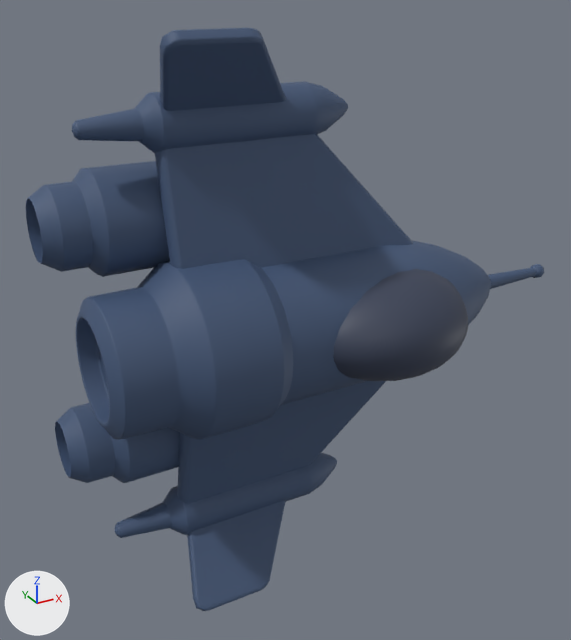
Two versions of the glTF model src/examples/spaceshooter/assets/ship.glb, one commit apart.
One viewpoint serves both versions: a camera (50 mm lens) standing at (-4.88, -8.42, 4.32) and looking at (-0.04, 0.38, -0.08). The lights are fixed; the arrows at lower left show +X, +Y and +Z.

The first picture shows 'Ship2'.
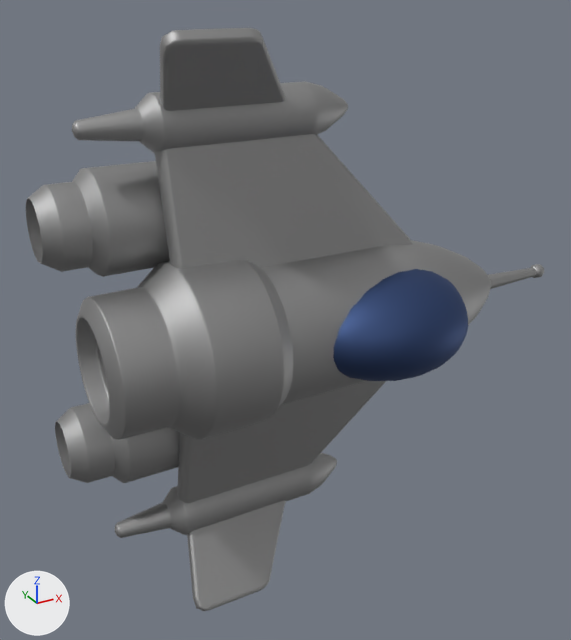
What differs and where, as boxes [x1, y1, x2, y2] in the pictures (571 x 640 px):
'Ship2', recoloured, surface changed (blue to grey)
    both: [26, 28, 544, 611]

The edits, one by one:
Material 'Ship' (mat_ship) changes colour from dark blue #425575 to grey #a6a6a6; in linear values from (0.0537, 0.0909, 0.177) to (0.379, 0.379, 0.379).
In material 'Ship' (mat_ship), metallic goes from 0.0 to 1.0.
Material 'Grey2' (mat_grey2) changes colour from dark blue #384156 to blue #455884; in linear values from (0.04, 0.0526, 0.0933) to (0.0589, 0.0981, 0.229).
